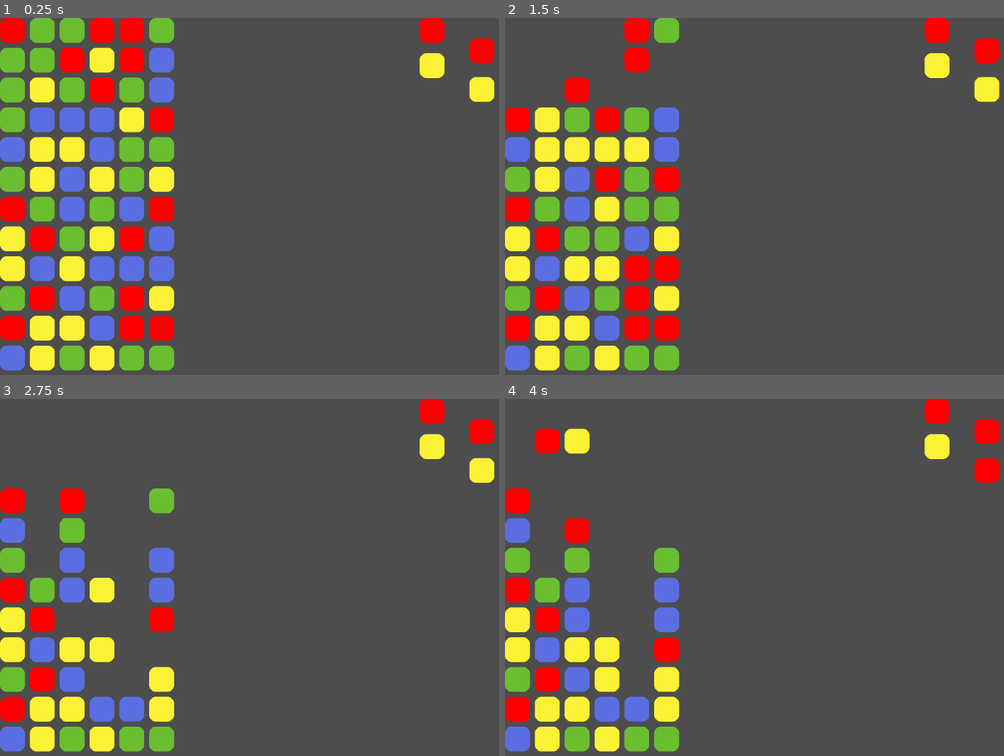
Above: before the commit, frames 1-4 (two rows, left to right).
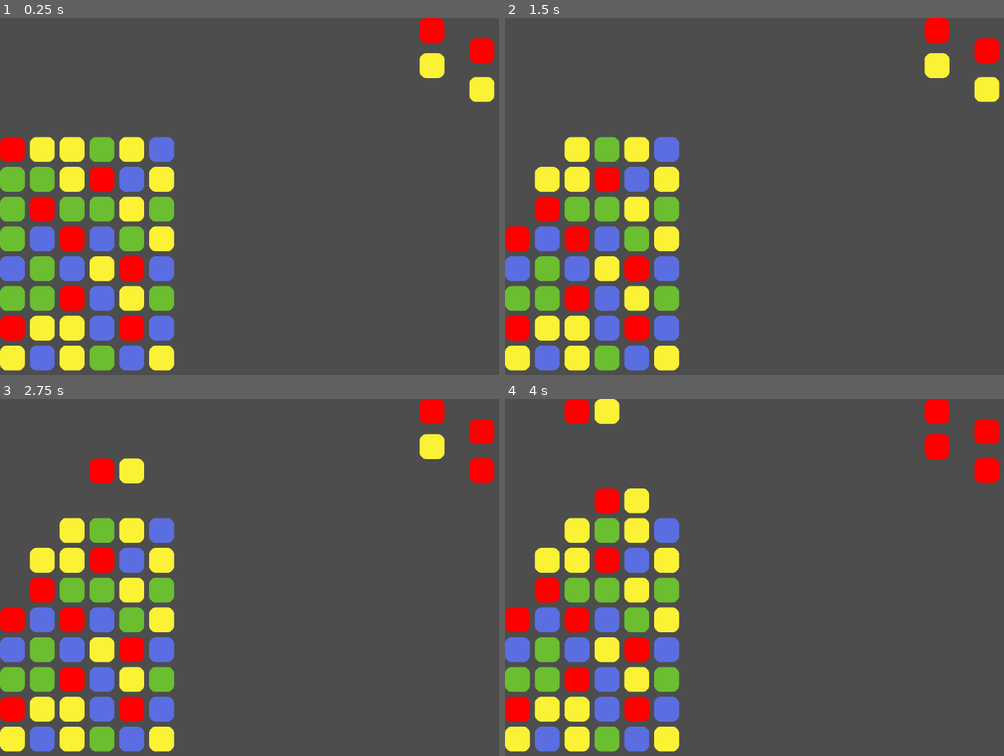
Above: after the commit, the same moments.

Repository: MarGamaDev/PuyoPuyoLike
Game: Godot game, scene res://testing scenes/box_testing_scene.tscn
Two runs of this game, one before a commit and one after it. Both use one fixed random seed, a clock stepped at 60 frames per second and the inputs below.
Inputs:
- Up to frame 1 (0.25 s): no input
- Up to frame 2 (1.5 s): tap Enter at 0.5 s; hold D (puyo_right) 0.53-1.28 s; tap J (puyo_rotate) at 0.6, 1.35 s; hold S (puyo_down) from 1.28 s (still down)
- Up to frame 3 (2.75 s): release S (puyo_down) at 2.03 s; hold D (puyo_right) from 2.03 s (still down); tap J (puyo_rotate) at 2.1 s
- Up to frame 4 (4 s): tap Space at 2.75 s; tap J (puyo_rotate) at 2.85, 3.6 s; release D (puyo_right) at 3.53 s; hold A (puyo_left) from 3.53 s (still down)

The runs differ from the first frame. In frame 1, 20% of the frame differs, in the area x 0-35%, y 0-99%; in frame 2, 14%; in frame 3, 16%; in frame 4, 16%.
Error before the commit: Out of bounds get index '0' (on base: 'Array') (res://scripts/grid_manager.gd:57)
Error after the commit: Out of bounds get index '0' (on base: 'Array') (res://scripts/grid_manager.gd:59)

Commit message:
down pressing works

Diff:
--- a/scripts/grid_manager.gd
+++ b/scripts/grid_manager.gd
@@ -29,6 +29,8 @@
 
 @export var down_tick_speed : float = 0.1
 @export var player_down_speed : float = 0.4
+#how short the player tick timer should be changed to while down is being held
+@export var player_hold_down_speed : float = 0.05
 var chain_length : int = 0
 
 #this is a translation vector, not the position
@@ -38,7 +40,7 @@
 func _ready():
 	$PlayerDownTimer.set_wait_time(player_down_speed)
 	initialize_grid()
-	fill_grid(12)
+	fill_grid(8)
 	fill_puyo_queue()
 	await get_tree().create_timer(0.7).timeout
 	#calling this initiates a board check and allows chaining
@@ -60,9 +62,9 @@
 	elif Input.is_action_just_pressed("puyo_rotate"):
 		player_rotate()
 	elif Input.is_action_just_pressed("puyo_down"):
-		print("down press")
+		$PlayerDownTimer.set_wait_time(player_hold_down_speed)
 	elif Input.is_action_just_released("puyo_down"):
-		print("down release")
+		$PlayerDownTimer.set_wait_time(player_down_speed)
 
 func fill_grid(how_full : int):
 	for i in range(0, grid_width):
